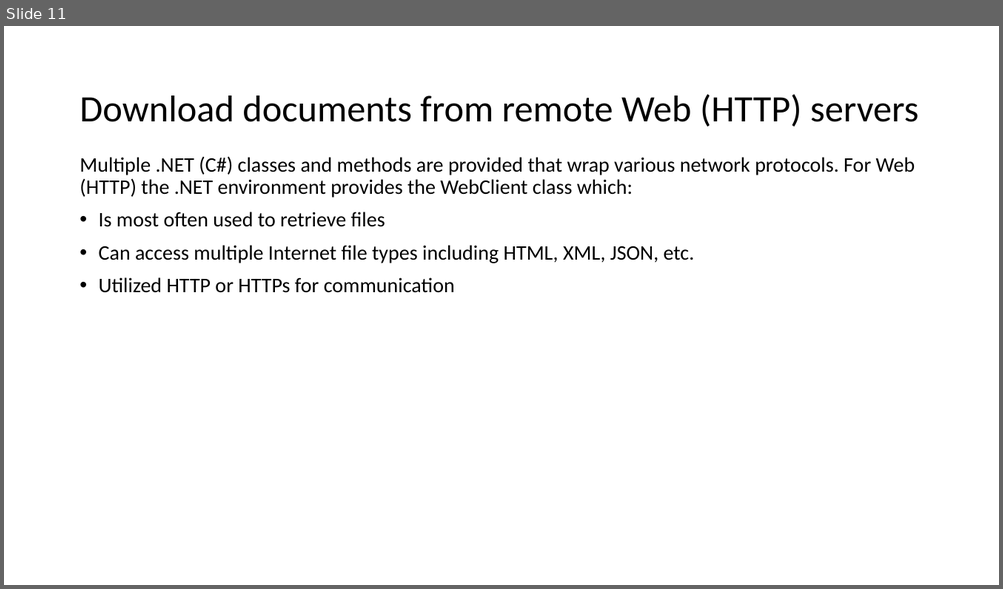
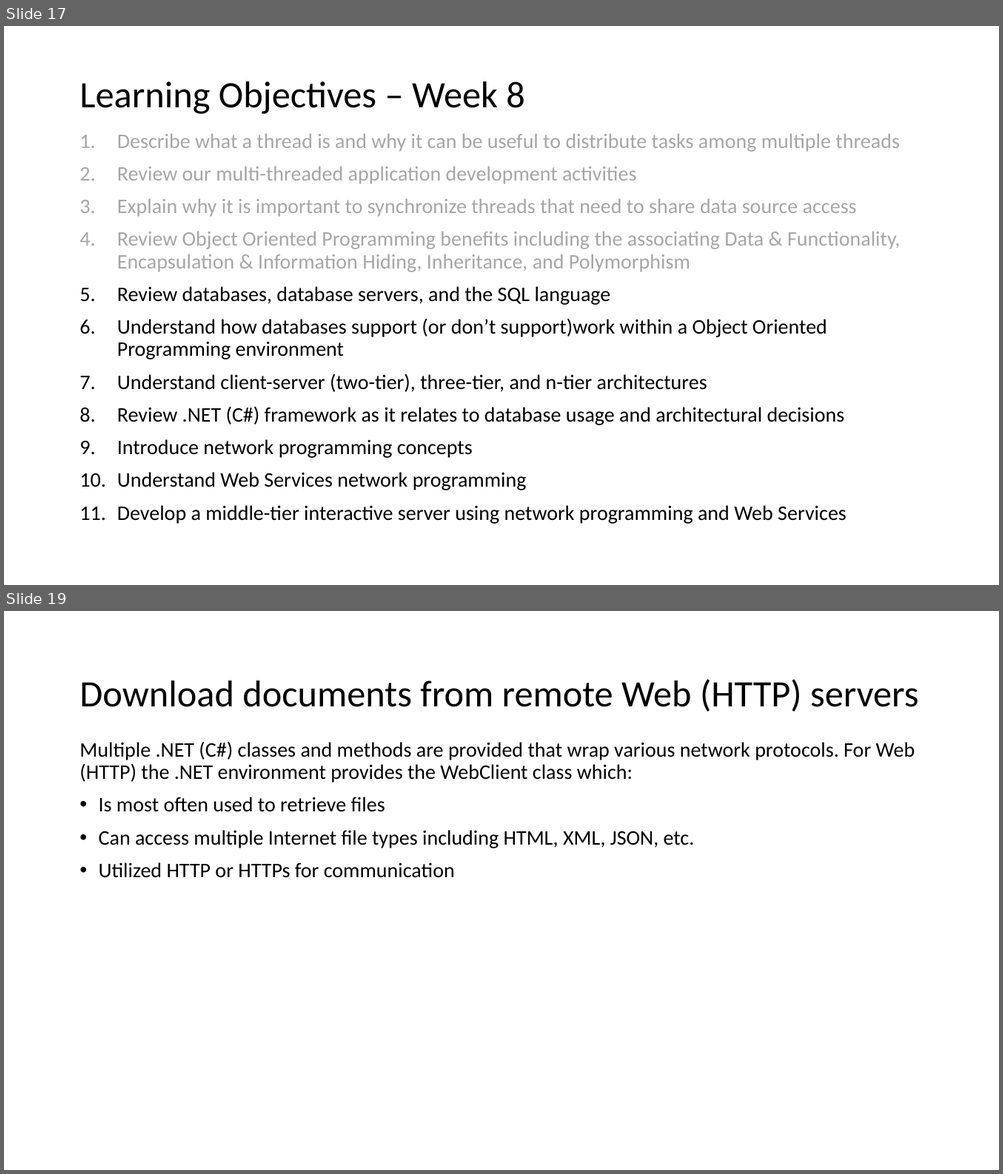
Before and after one commit to EricJPogue/www-epogue-info, a slide deck: CPSC-24500/Week08/2017SpringW08Slides.pptx. Shown one above the other, each under a label of ours: slide 11 before the commit, slides 17 and 19 after it; the slides between them are not shown. The pictures are 1003x589 and 1003x1174 pixels, drawn with LibreOffice and Linux fonts; fonts in the diff are those of the drawing. Boxes give left, top, right and bottom in pixels: in the first picture for what was removed or moved away, otherwise in the second. Text is boxed around its words. In the diff, an @@ line names an element or a change of style, - is before the commit and + after.

```diff
--- a/CPSC-24500/Week08/2017SpringW08Slides.pptx
+++ b/CPSC-24500/Week08/2017SpringW08Slides.pptx
@@ slide 17 added at (x1=4, y1=26, x2=999, y2=585), background #FFFFFF @@
@@ title added at (x1=79, y1=82, x2=525, y2=114), 36 pt, text #000000 @@
+Learning Objectives – Week 8
@@ text added at (x1=117, y1=133, x2=900, y2=524), 20 pt, text #000000 @@
+1. Describe what a thread is and why it can be useful to distribute tasks among multiple threads
+2. Review our multi-threaded application development activities
+3. Explain why it is important to synchronize threads that need to share data source access
+4. Review Object Oriented Programming benefits including the associating Data & Functionality, Encapsulation & Information Hiding, Inheritance, and Polymorphism
+5. Review databases, database servers, and the SQL language
+6. Understand how databases support (or don’t support)work within a Object Oriented Programming environment
+7. Understand client-server (two-tier), three-tier, and n-tier architectures
+8. Review .NET (C#) framework as it relates to database usage and architectural decisions
+9. Introduce network programming concepts
+10. Understand Web Services network programming
+11. Develop a middle-tier interactive server using network programming and Web Services
@@ what was slide 11 is now slide 19 @@
```
Also in this commit, not shown: 4 slides changed, 14 other slides added, 10 slides removed, 3 other files.
